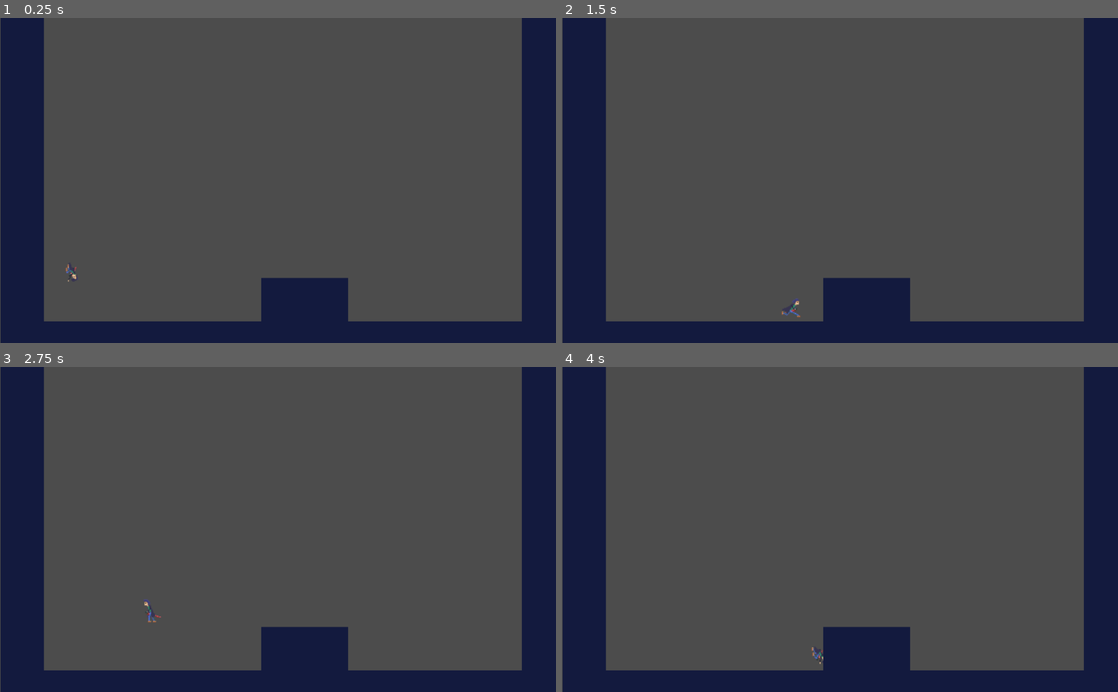
Above: before the commit, frames 1-4 (two rows, left to right).
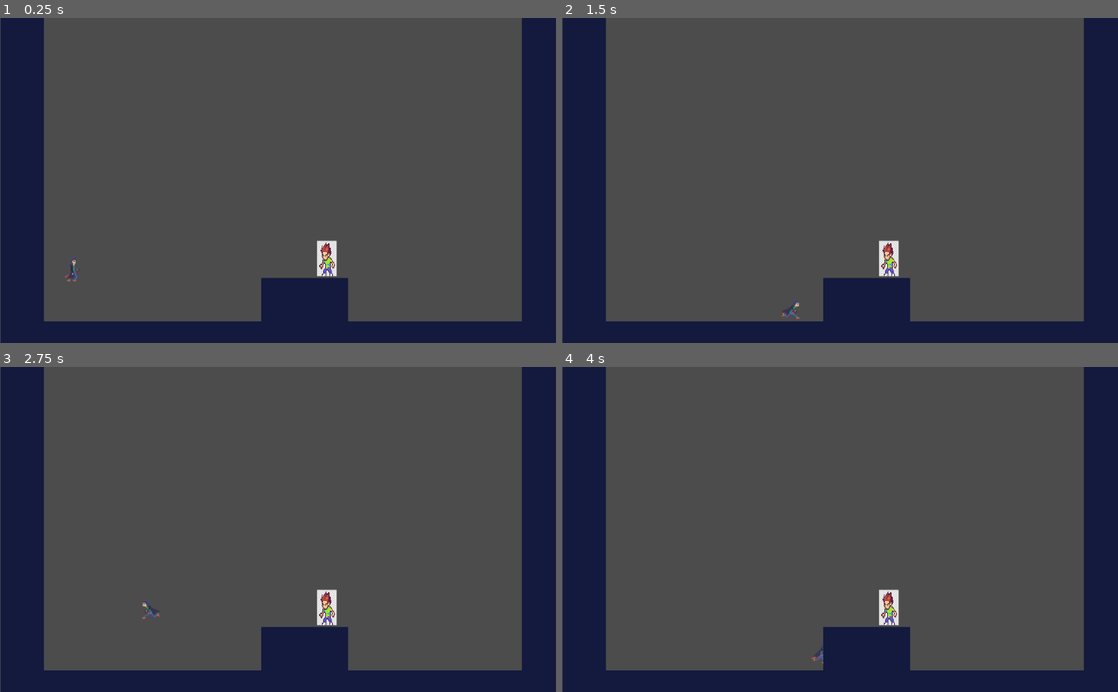
Above: after the commit, the same moments.

Repository: sharat36/Deja-Fu
Game: Godot game, scene res://src/Levels/LevelTemplate.tscn
Two runs of this game, one before a commit and one after it. Both use one fixed random seed, a clock stepped at 60 frames per second and the inputs below. The project has no main scene, so this scene is started directly.
Inputs (mouse positions are in pixels of both pictures, inside the frame that each line leads up to):
- Up to frame 1 (0.25 s): no input
- Up to frame 2 (1.5 s): move the mouse to (962, 164) at 0.52 s; press the mouse at (962, 164) at 0.53 s; hold D (move_right) from 0.53 s (still down); tap W (jump) at 0.77, 1.07 s; tap S (roll) at 0.8, 1.35 s; move the mouse to (728, 196) at 1.27 s; release the mouse at (728, 196) at 1.28 s
- Up to frame 3 (2.75 s): tap W (jump) at 1.52, 1.55, 1.82 s; move the mouse to (333, 458) at 2.02 s; release D (move_right) at 2.03 s; hold A (move_left) from 2.03 s (still down); hold W (jump) from 2.03 s (still down); click (333, 458) at 2.3 s
- Up to frame 4 (4 s): move the mouse to (812, 594) at 2.77 s; release A (move_left) at 2.78 s; release W (jump) at 2.78 s; hold D (move_right) from 2.78 s (still down); click (812, 594) at 2.85 s; tap W (jump) at 3.02, 3.32, 3.77, 3.8 s; tap S (roll) at 3.05 s; move the mouse to (1006, 578) at 3.52 s; hold S (roll) from 3.53 s (still down)

The runs differ from the first frame. In frame 1, 0.5% of the frame differs, in the area x 11-61%, y 68-82%; in frame 2, 0.5%; in frame 3, 0.5%; in frame 4, 0.5%.

Commit message:
Added Roll and Attack Animations

Diff:
--- a/project.godot
+++ b/project.godot
@@ -44,15 +44,16 @@
 , Object(InputEventKey,"resource_local_to_scene":false,"resource_name":"","device":0,"alt":false,"shift":false,"control":false,"meta":false,"command":false,"pressed":false,"scancode":16777232,"unicode":0,"echo":false,"script":null)
  ]
 }
+attack={
+"deadzone": 0.5,
+"events": [ Object(InputEventMouseButton,"resource_local_to_scene":false,"resource_name":"","device":0,"alt":false,"shift":false,"control":false,"meta":false,"command":false,"button_mask":0,"position":Vector2( 0, 0 ),"global_position":Vector2( 0, 0 ),"factor":1.0,"button_index":1,"pressed":false,"doubleclick":false,"script":null)
+, Object(InputEventKey,"resource_local_to_scene":false,"resource_name":"","device":0,"alt":false,"shift":false,"control":false,"meta":false,"command":false,"pressed":false,"scancode":88,"unicode":0,"echo":false,"script":null)
+ ]
+}
 roll={
 "deadzone": 0.5,
 "events": [ Object(InputEventKey,"resource_local_to_scene":false,"resource_name":"","device":0,"alt":false,"shift":false,"control":false,"meta":false,"command":false,"pressed":false,"scancode":83,"unicode":0,"echo":false,"script":null)
 , Object(InputEventKey,"resource_local_to_scene":false,"resource_name":"","device":0,"alt":false,"shift":false,"control":false,"meta":false,"command":false,"pressed":false,"scancode":16777234,"unicode":0,"echo":false,"script":null)
- ]
-}
-attack={
-"deadzone": 0.5,
-"events": [ Object(InputEventMouseButton,"resource_local_to_scene":false,"resource_name":"","device":0,"alt":false,"shift":false,"control":false,"meta":false,"command":false,"button_mask":0,"position":Vector2( 0, 0 ),"global_position":Vector2( 0, 0 ),"factor":1.0,"button_index":1,"pressed":false,"doubleclick":false,"script":null)
  ]
 }
 
--- a/src/Actors/Player.gd
+++ b/src/Actors/Player.gd
@@ -1,11 +1,13 @@
 extends Actor
 
+var is_attacking: bool = false
+var is_rolling: bool = false
 func _physics_process(delta: float) -> void:
 	var is_jump_interrupted: = Input.is_action_just_released("jump") and _velocity.y < 0.0
 	var direction: = get_direction()
-	set_animation()
 	_velocity = calculate_move_velocity(_velocity, direction, speed, is_jump_interrupted)
 	_velocity = move_and_slide(_velocity, FLOOR_NORMAL)
+	set_animation()
 
 func get_direction() -> Vector2:
 	var dir: = Vector2(0.0, 1.0)
@@ -16,6 +18,10 @@
 		dir.x = -1.0
 	if Input.is_action_pressed("jump") and is_on_floor():
 		dir.y = -1.0
+	if Input.is_action_pressed("roll") and $AnimatedSprite.flip_h == false:
+		dir.x = 1.0
+	if Input.is_action_pressed("roll") and $AnimatedSprite.flip_h == true:
+		dir.x = -1.0
 
 	return dir
 
@@ -32,23 +38,31 @@
 		out.y = speed.y * direction.y
 	if is_jump_interrupted:
 		out.y = 0.0
+	if is_attacking or is_rolling:
+		out.x = 0.0
 	return out
+
 func set_animation() -> void:
-	if Input.is_action_pressed("move_right") and not Input.is_action_pressed("roll"):
+	if Input.is_action_pressed("move_right") and not is_attacking:
 		$AnimatedSprite.flip_h = false
 		$AnimatedSprite.play("run")
-	elif Input.is_action_pressed("move_left") and not Input.is_action_pressed("roll"):
+	elif Input.is_action_pressed("move_left") and not is_attacking:
 		$AnimatedSprite.flip_h = true
 		$AnimatedSprite.play("run")
 	elif Input.is_action_pressed("jump"):
 		$AnimatedSprite.play("jump")
-	elif Input.is_action_pressed("roll") and Input.is_action_pressed("move_right"):
-		$AnimatedSprite.flip_h = false
+	elif Input.is_action_pressed("roll"):
 		$AnimatedSprite.play("roll")
-	elif Input.is_action_pressed("roll") and Input.is_action_pressed("move_left"):
-		$AnimatedSprite.flip_h = true
-		$AnimatedSprite.play("roll")
+		is_rolling = true;
+	elif Input.is_action_just_released("roll"):
+		is_rolling = false;
 	elif Input.is_action_pressed("attack"):
+		$AttackArea/CollisionShape2D.disabled = false;
 		$AnimatedSprite.play("attack")
+		is_attacking = true
+	elif Input.is_action_just_released("attack"):
+		$AttackArea/CollisionShape2D.disabled = true;
+		is_attacking = false;
+
 	elif is_on_floor():
 		$AnimatedSprite.play("idle")
--- /dev/null
+++ b/src/Actors/Temp.gd
@@ -0,0 +1,8 @@
+extends Area2D
+
+
+
+
+func _on_Area2D_area_entered(area: Area2D) -> void:
+	area.is_in_group("sword")
+	queue_free()
--- /dev/null
+++ b/src/Actors/Temp.tscn
@@ -0,0 +1,18 @@
+[gd_scene load_steps=4 format=2]
+
+[ext_resource path="res://assets/player/temp.png" type="Texture" id=1]
+[ext_resource path="res://src/Actors/Temp.gd" type="Script" id=2]
+
+[sub_resource type="RectangleShape2D" id=1]
+extents = Vector2( 16, 28 )
+
+[node name="Area2D" type="Area2D"]
+script = ExtResource( 2 )
+
+[node name="temp" type="Sprite" parent="."]
+scale = Vector2( 0.142023, 0.252896 )
+texture = ExtResource( 1 )
+
+[node name="CollisionShape2D" type="CollisionShape2D" parent="."]
+shape = SubResource( 1 )
+[connection signal="area_entered" from="." to="." method="_on_Area2D_area_entered"]
--- a/src/Actors/player.tscn
+++ b/src/Actors/player.tscn
@@ -37,29 +37,32 @@
 "name": "idle",
 "speed": 5.0
 }, {
-"frames": [ ExtResource( 10 ), ExtResource( 21 ), ExtResource( 11 ), ExtResource( 2 ), ExtResource( 6 ), ExtResource( 25 ), ExtResource( 7 ) ],
+"frames": [ ExtResource( 10 ), ExtResource( 21 ), ExtResource( 11 ), ExtResource( 2 ), ExtResource( 6 ), ExtResource( 7 ), ExtResource( 25 ) ],
+"loop": false,
+"name": "roll",
+"speed": 15.0
+}, {
+"frames": [ ExtResource( 8 ), ExtResource( 15 ), ExtResource( 4 ), ExtResource( 17 ) ],
 "loop": true,
-"name": "roll",
-"speed": 12.0
-}, {
-"frames": [ ExtResource( 18 ), ExtResource( 19 ), ExtResource( 22 ), ExtResource( 9 ), ExtResource( 24 ) ],
-"loop": true,
-"name": "jump",
-"speed": 5.0
+"name": "attack",
+"speed": 15.0
 }, {
 "frames": [ ExtResource( 20 ), ExtResource( 16 ), ExtResource( 14 ), ExtResource( 3 ), ExtResource( 27 ), ExtResource( 12 ), ExtResource( 26 ), ExtResource( 5 ) ],
 "loop": true,
 "name": "run",
-"speed": 12.0
+"speed": 10.0
 }, {
-"frames": [ ExtResource( 8 ), ExtResource( 15 ), ExtResource( 4 ), ExtResource( 17 ) ],
+"frames": [ ExtResource( 18 ), ExtResource( 19 ), ExtResource( 9 ), ExtResource( 24 ), ExtResource( 22 ) ],
 "loop": true,
-"name": "attack",
-"speed": 7.0
+"name": "jump",
+"speed": 5.0
 } ]
 
 [sub_resource type="RectangleShape2D" id=2]
 extents = Vector2( 9, 19.9859 )
+
+[sub_resource type="RectangleShape2D" id=3]
+extents = Vector2( 10, 20 )
 
 [node name="player" type="KinematicBody2D"]
 position = Vector2( 27, 31 )
@@ -70,9 +73,19 @@
 position = Vector2( 14.2499, -1.53846 )
 scale = Vector2( 1.51388, 1.58396 )
 frames = SubResource( 1 )
-animation = "roll"
+animation = "idle"
 playing = true
 
 [node name="CollisionShape2D" type="CollisionShape2D" parent="."]
 position = Vector2( 4, 0 )
 shape = SubResource( 2 )
+
+[node name="AttackArea" type="Area2D" parent="." groups=[
+"sword",
+]]
+
+[node name="CollisionShape2D" type="CollisionShape2D" parent="AttackArea"]
+position = Vector2( 32, 0 )
+shape = SubResource( 3 )
+disabled = true
+[connection signal="animation_finished" from="AnimatedSprite" to="." method="_on_AnimatedSprite_animation_finished"]
--- a/src/Levels/LevelTemplate.tscn
+++ b/src/Levels/LevelTemplate.tscn
@@ -1,12 +1,13 @@
-[gd_scene load_steps=5 format=2]
+[gd_scene load_steps=6 format=2]
 
 [ext_resource path="res://assets/level/tileset.png" type="Texture" id=1]
 [ext_resource path="res://src/Actors/player.tscn" type="PackedScene" id=2]
+[ext_resource path="res://src/Actors/Temp.tscn" type="PackedScene" id=3]
 
-[sub_resource type="ConvexPolygonShape2D" id=2]
+[sub_resource type="ConvexPolygonShape2D" id=1]
 points = PoolVector2Array( 0, 0, 80, 0, 80, 80, 0, 80 )
 
-[sub_resource type="TileSet" id=1]
+[sub_resource type="TileSet" id=2]
 0/name = "tileset.png 0"
 0/texture = ExtResource( 1 )
 0/tex_offset = Vector2( 0, 0 )
@@ -38,9 +39,12 @@
 
 [node name="TileMap" type="TileMap" parent="."]
 position = Vector2( 1, 0 )
-tile_set = SubResource( 1 )
+tile_set = SubResource( 2 )
 cell_size = Vector2( 80, 80 )
 collision_layer = 4
 collision_mask = 0
 format = 1
 tile_data = PoolIntArray( 0, 0, 0, 12, 0, 0, 65536, 0, 0, 65548, 0, 0, 131072, 0, 0, 131084, 0, 0, 196608, 0, 0, 196620 …(302 unchanged characters)…
+
+[node name="Area2D" parent="." instance=ExtResource( 3 )]
+position = Vector2( 602, 444 )
Binary file added: assets/player/temp.png
Not shown, added: assets/player/temp.png.import
Not shown: 1 places in src/Actors/player.tscn that only renumber resources
Not shown: 1 places in src/Levels/LevelTemplate.tscn that only renumber resources
